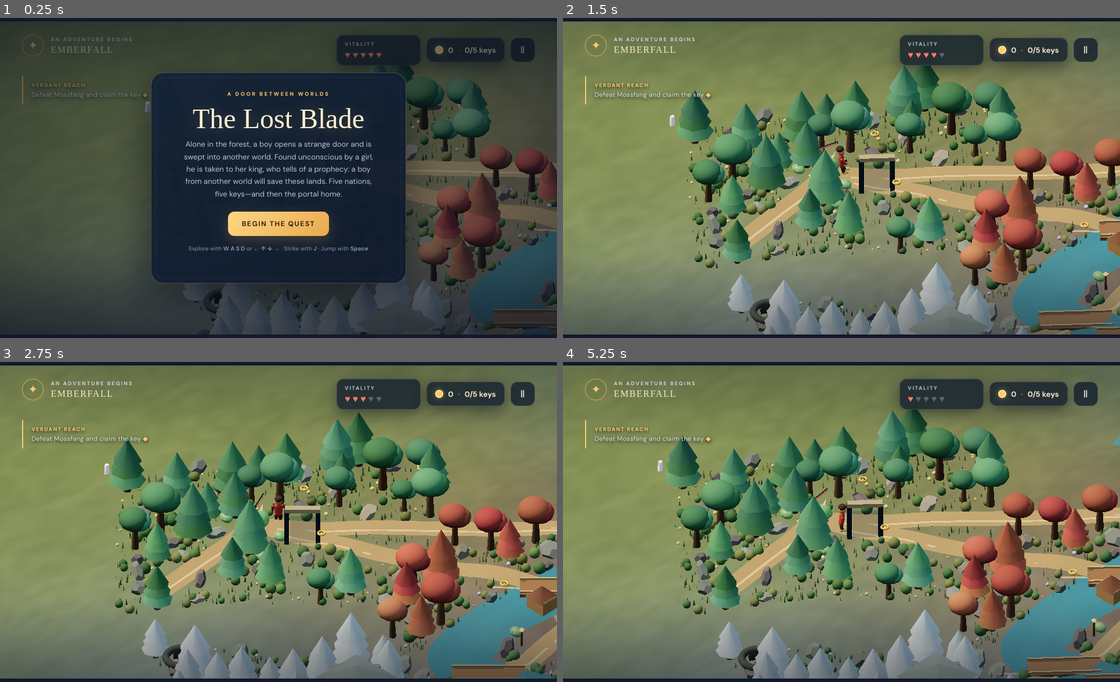
Above: before the commit, frames 1-4 (two rows, left to right).
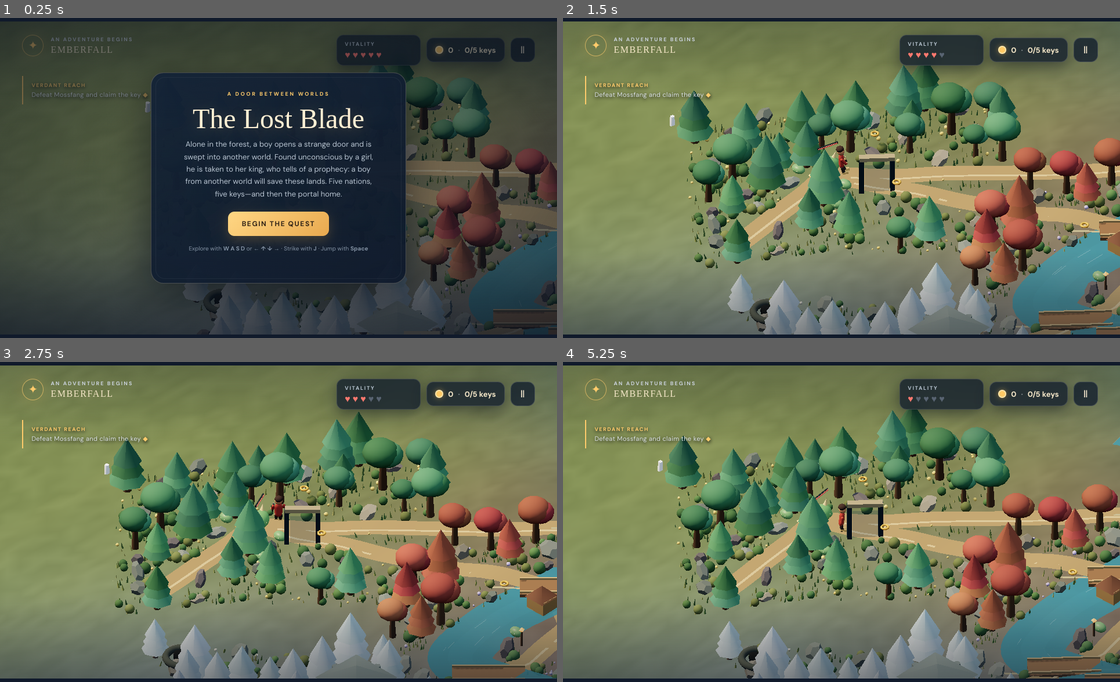
Above: after the commit, the same moments.

Repository: ahiyasam27-hub/PlayGround
Game: browser game, page index.html
Two runs of this game, one before a commit and one after it. Both use one fixed random seed, a clock stepped at 60 frames per second and the inputs below.
Inputs:
- Up to frame 1 (0.25 s): no input
- Up to frame 2 (1.5 s): click "BEGIN THE QUEST" at 0.27 s; hold Right from 1.03 s (still down); tap Space at 1.1 s
- Up to frame 3 (2.75 s): release Right at 1.53 s; hold Down 1.58-1.85 s; tap Space at 1.6, 2.1, 2.6 s; hold Left 1.9-2.47 s; hold Up from 2.52 s (still down)
- Up to frame 4 (5.25 s): release Up at 2.82 s; hold Right 2.87-3.53 s; tap Space every 0.5 s from 3.1 to 5.1 s; hold Up 3.58-3.82 s; hold Left 3.87-4.3 s; hold Down 4.35-4.68 s; hold Right 4.73-5.23 s

The runs differ from the first frame. In frame 1, 0.2% of the frame differs, in the area x 36-100%, y 15-99%; in frame 2, 0.9%, in the area x 20-100%, y 14-99%; in frame 3, 0.8%; in frame 4, 0.8%.

Commit message:
Save source and v2 conversation for issue #1
Run: 42341175534
Generation: 42341175534-1794042803931

Diff:
--- a/game.js
+++ b/game.js
@@ -89,6 +89,23 @@
     box: new THREE.BoxGeometry(1, 1, 1),
   };
   const colliders = [];
+  const windClock = { value: 0 };
+  let waterGlints = null;
+  let ambientPointObject = null;
+  const ambientPoints = [];
+  const ambientPositions = new Float32Array(36 * 3);
+  const ambientColors = new Float32Array(36 * 3);
+  function windMaterial(color, amplitude, pivot) {
+    const material = mat(color);
+    material.onBeforeCompile = (shader) => {
+      shader.uniforms.uWindTime = windClock;
+      shader.vertexShader = shader.vertexShader
+        .replace('#include <common>', '#include <common>\nuniform float uWindTime;')
+        .replace('#include <begin_vertex>', `#include <begin_vertex>\nfloat windPhase = uWindTime * 0.62 + instanceMatrix[3].x * 0.17 + instanceMatrix[3].z * 0.19;\nfloat windHeight = max(0.0, position.y + ${pivot.toFixed(3)});\ntransformed.x += sin(windPhase) * windHeight * ${amplitude.toFixed(3)};\ntransformed.z += cos(windPhase * 0.73) * windHeight * ${(amplitude * 0.38).toFixed(3)};`);
+    };
+    material.customProgramCacheKey = () => `wind-${amplitude}-${pivot}`;
+    return material;
+  }
   const worldGroup = new THREE.Group();
   const objectGroup = new THREE.Group();
   const actorGroup = new THREE.Group();
@@ -195,6 +212,7 @@
     buildTreesAndRocks();
     buildGroundCover();
     buildDecorativeLights();
+    buildAmbientEffects();
   }
 
   function createGroundTexture() {
@@ -257,6 +275,21 @@
     for (let y = 0; y <= MAP_H; y += 14) line.push([riverX(y), y]);
     buildRibbon([line], 112, new THREE.MeshStandardMaterial({ color: 0x397d91, roughness: 0.3, metalness: 0.08, transparent: true, opacity: 0.9, side: THREE.DoubleSide }), 14);
     buildRibbon([line], 42, new THREE.MeshStandardMaterial({ color: 0x8bc2c0, roughness: 0.24, transparent: true, opacity: 0.28, side: THREE.DoubleSide, depthWrite: false }), 20, 0.035);
+    const glintCount = 36;
+    const glintGeometry = new THREE.BufferGeometry();
+    glintGeometry.setAttribute('position', new THREE.BufferAttribute(new Float32Array(glintCount * 2 * 3), 3));
+    const glintSeeds = Array.from({ length: glintCount }, (_, i) => ({
+      y: random01(i + 5101) * MAP_H,
+      across: (random01(i + 5127) - 0.5) * 78,
+      length: 10 + random01(i + 5153) * 20,
+      speed: 22 + random01(i + 5179) * 28,
+      phase: random01(i + 5201) * Math.PI * 2,
+    }));
+    const glintMaterial = new THREE.LineBasicMaterial({ color: 0xd5f1e8, transparent: true, opacity: 0.34, depthWrite: false });
+    waterGlints = { geometry: glintGeometry, seeds: glintSeeds };
+    const glintLines = new THREE.LineSegments(glintGeometry, glintMaterial);
+    glintLines.frustumCulled = false;
+    worldGroup.add(glintLines);
     const bank = new THREE.MeshStandardMaterial({ color: 0xa59a72, roughness: 1, side: THREE.DoubleSide });
     for (const crossing of BRIDGE_CROSSINGS) {
       const group = new THREE.Group(), p = worldAt(riverX(crossing), crossing, terrainHeight(riverX(crossing), crossing) + 0.16);
@@ -296,8 +329,8 @@
 
   function buildGroundCover() {
     const grassCount = 1800, flowerCount = 300;
-    const grass = new THREE.InstancedMesh(new THREE.ConeGeometry(0.075, 0.42, 4), mat(0xffffff), grassCount);
-    const flowers = new THREE.InstancedMesh(new THREE.SphereGeometry(0.09, 6, 5), mat(0xffffff, 0.72), flowerCount);
+    const grass = new THREE.InstancedMesh(new THREE.ConeGeometry(0.075, 0.42, 4), windMaterial(0xffffff, 0.18, 0.21), grassCount);
+    const flowers = new THREE.InstancedMesh(new THREE.SphereGeometry(0.09, 6, 5), windMaterial(0xffffff, 0.14, 0.09), flowerCount);
     const shrubs = new THREE.InstancedMesh(shared.sphere, mat(0xffffff), 520);
     const placeCover = (mesh, i, seed, scaleRange, palette, yOffset = 0.025) => {
       const region = i % REGIONS.length;
@@ -336,8 +369,8 @@
     for (let regionIndex = 0; regionIndex < REGIONS.length; regionIndex++) {
       const biome = REGIONS[regionIndex];
       const trunks = new THREE.InstancedMesh(shared.trunk, mat(0xffffff), treeCount);
-      const coniferLayers = [0, 1, 2].map(() => new THREE.InstancedMesh(shared.foliage, mat(0xffffff), treeCount));
-      const canopyLayers = [0, 1, 2].map(() => new THREE.InstancedMesh(shared.sphere, mat(0xffffff), treeCount));
+      const coniferLayers = [0, 1, 2].map(() => new THREE.InstancedMesh(shared.foliage, windMaterial(0xffffff, 0.028, 0.63), treeCount));
+      const canopyLayers = [0, 1, 2].map(() => new THREE.InstancedMesh(shared.sphere, windMaterial(0xffffff, 0.022, 0.95), treeCount));
       let conifers = 0, broadleaf = 0;
       for (let i = 0; i < treeCount; i++) {
         const seed = regionIndex * 1009 + i * 37;
@@ -443,6 +476,28 @@
     worldGroup.add(lights);
   }
 
+  function buildAmbientEffects() {
+    const geometry = new THREE.BufferGeometry();
+    geometry.setAttribute('position', new THREE.BufferAttribute(ambientPositions, 3));
+    geometry.setAttribute('color', new THREE.BufferAttribute(ambientColors, 3));
+    const material = new THREE.PointsMaterial({ size: 0.13, vertexColors: true, transparent: true, opacity: 0.56, depthWrite: false, sizeAttenuation: true });
+    ambientPointObject = new THREE.Points(geometry, material);
+    ambientPointObject.frustumCulled = false;
+    scene.add(ambientPointObject);
+    for (let i = 0; i < 36; i++) {
+      const firefly = i < 12;
+      const particle = {
+        x: 225 + (random01(i + 5301) - 0.5) * 650,
+        y: 300 + (random01(i + 5327) - 0.5) * 520,
+        phase: random01(i + 5353) * Math.PI * 2,
+        firefly,
+        altitude: firefly ? 0.55 + random01(i + 5379) * 1.25 : 0.25 + random01(i + 5401) * 0.9,
+        color: new THREE.Color(firefly ? 0xe7ee9b : 0xb4bbb5),
+      };
+      ambientPoints.push(particle);
+    }
+  }
+
   buildEnvironment();
 
   function createHeroModel() {
@@ -735,6 +790,56 @@
   particleSystem.frustumCulled = false;
   scene.add(particleSystem);
 
+  function updateEnvironmentMotion(dt) {
+    windClock.value += dt;
+    hemi.intensity = 2 + Math.sin(windClock.value * 0.12) * 0.025;
+    sun.intensity = 3.2 + Math.sin(windClock.value * 0.12 + 0.8) * 0.035;
+
+    if (waterGlints) {
+      const positions = waterGlints.geometry.attributes.position.array;
+      waterGlints.seeds.forEach((glint, i) => {
+        const y = (glint.y + windClock.value * glint.speed) % MAP_H;
+        const centerX = riverX(y) + glint.across + Math.sin(windClock.value * 0.7 + glint.phase) * 4;
+        const halfLength = glint.length * 0.5;
+        for (let end = 0; end < 2; end++) {
+          const along = end === 0 ? -halfLength : halfLength;
+          const x = centerX + riverX(y + along) - riverX(y);
+          const flowY = (y + along + MAP_H) % MAP_H;
+          const p = worldAt(x, flowY, terrainHeight(x, flowY) + 0.075);
+          const offset = (i * 2 + end) * 3;
+          positions[offset] = p.x; positions[offset + 1] = p.y; positions[offset + 2] = p.z;
+        }
+      });
+      waterGlints.geometry.attributes.position.needsUpdate = true;
+    }
+
+    for (let i = 0; i < ambientPoints.length; i++) {
+      const particle = ambientPoints[i];
+      const spanX = 920, spanY = 720;
+      particle.x += (particle.firefly ? 0.7 : 2.2) * dt;
+      particle.y += Math.sin(windClock.value * 0.34 + particle.phase) * (particle.firefly ? 2.6 : 1.5) * dt;
+      if (particle.x < hero.x - spanX / 2) particle.x += spanX;
+      if (particle.x > hero.x + spanX / 2) particle.x -= spanX;
+      if (particle.y < hero.y - spanY / 2) particle.y += spanY;
+      if (particle.y > hero.y + spanY / 2) particle.y -= spanY;
+      particle.x = THREE.MathUtils.clamp(particle.x, 8, WORLD - 8);
+      particle.y = THREE.MathUtils.clamp(particle.y, 8, MAP_H - 8);
+      const bob = Math.sin(windClock.value * (particle.firefly ? 1.3 : 0.55) + particle.phase);
+      const height = terrainHeight(particle.x, particle.y) + particle.altitude + bob * (particle.firefly ? 0.14 : 0.04);
+      const p = worldAt(particle.x, particle.y, height);
+      const offset = i * 3;
+      ambientPositions[offset] = p.x; ambientPositions[offset + 1] = p.y; ambientPositions[offset + 2] = p.z;
+      const glow = particle.firefly ? 0.32 + (0.5 + 0.5 * Math.sin(windClock.value * 2.1 + particle.phase)) * 0.48 : 0.42;
+      ambientColors[offset] = particle.color.r * glow;
+      ambientColors[offset + 1] = particle.color.g * glow;
+      ambientColors[offset + 2] = particle.color.b * glow;
+    }
+    if (ambientPointObject) {
+      ambientPointObject.geometry.attributes.position.needsUpdate = true;
+      ambientPointObject.geometry.attributes.color.needsUpdate = true;
+    }
+  }
+
   function updateParticles(dt) {
     for (const particle of particles) {
       particle.x += particle.vx * dt;
@@ -1028,6 +1133,7 @@
 
   function update(dt) {
     elapsed += dt;
+    updateEnvironmentMotion(dt);
     if (toastTimer > 0 && (toastTimer -= dt) <= 0) ui.toast.classList.remove('show');
     if (screen !== 'playing') { updateParticles(dt); return; }
     const direction = moveInput();
Not shown, changed: .omgithub/checkpoint.json
